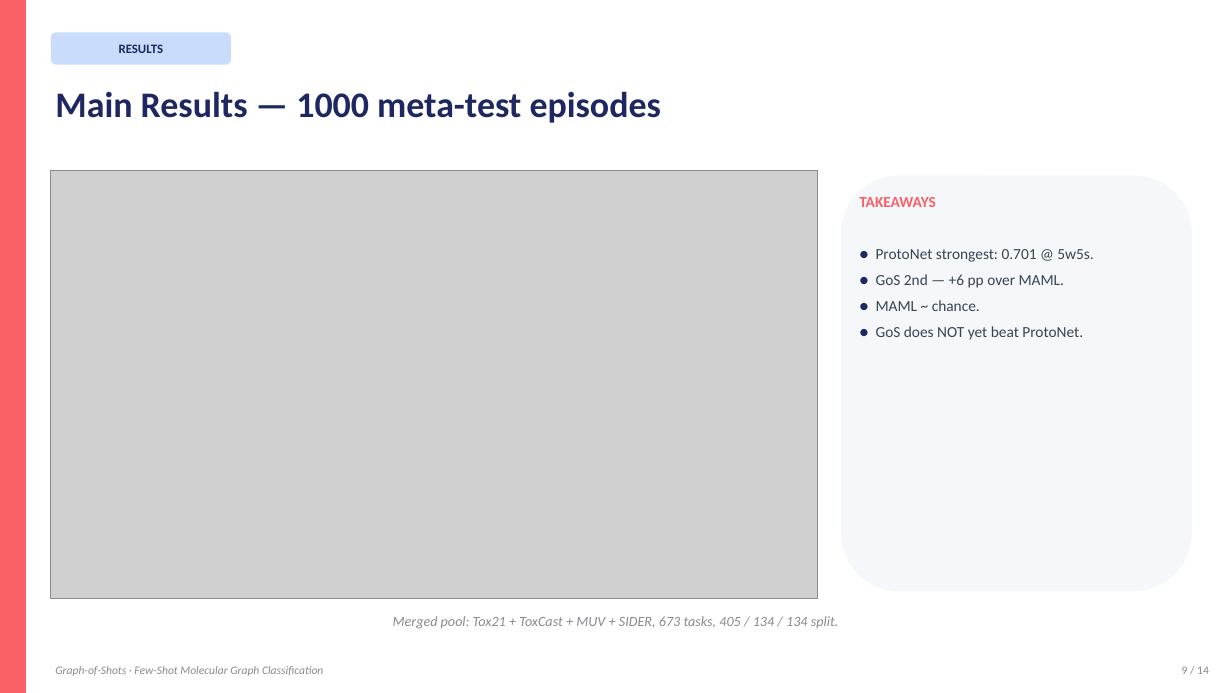
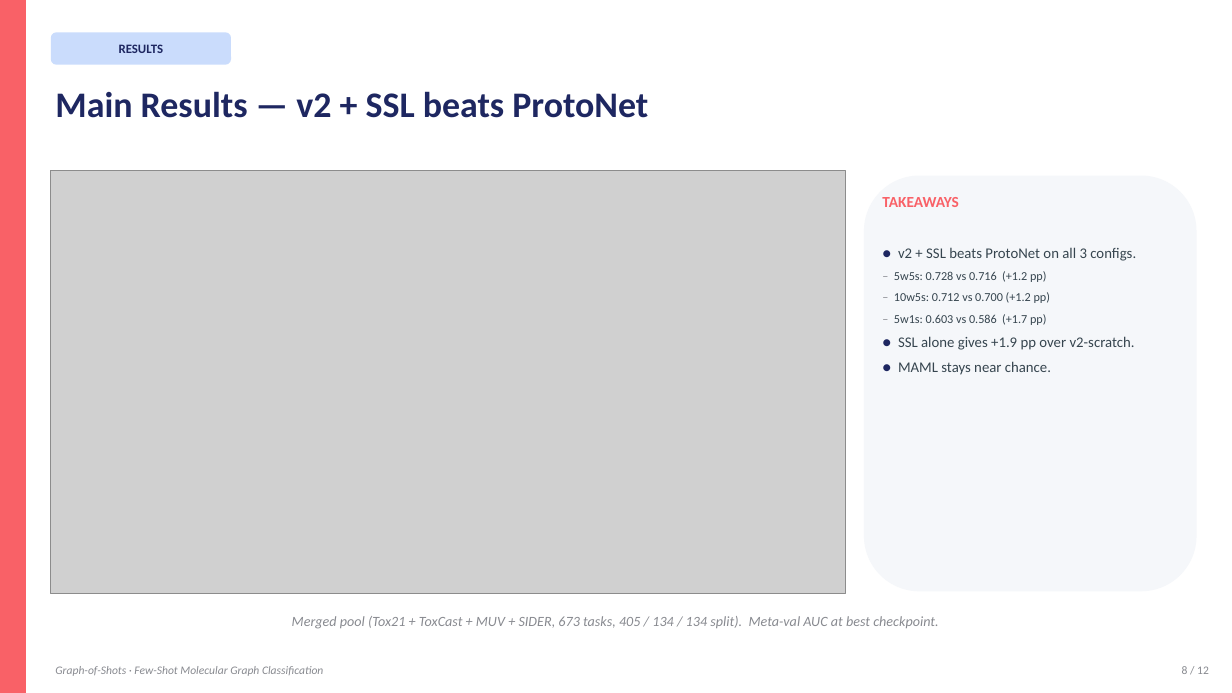
Before and after one commit to BDeMo/proj-mol, a slide deck: slide 8 of presentation/Graph-of-Shots.pptx (slide 9 before the commit). Drawn at 1232x693 pixels with LibreOffice and Linux fonts; fonts in the diff are those of the drawing; grey boxes stand for pictures. Boxes give left, top, right and bottom in pixels: in the first picture for what was removed or moved away, otherwise in the second. Text is boxed around its words. In the diff, an @@ line names an element or a change of style, - is before the commit and + after.

Commit message:
PPT: embed new v2 results figures (main + 5-panel ablation grid)
New figures built from logs_v2_rerun/:
  presentation/figures/fig_v2_main.png
    Grouped bar chart of val AUC across 3 episodic configs × 5 methods
    (ProtoNet / MAML / v1 / v2 no-SSL / v2 + SSL).  Shows v2 + SSL
    beats ProtoNet on all 3 configs.
  presentation/figures/fig_v2_ablations.png
    2×3 grid of A1 α sweep, A2 depth×type, A3 masking, A4 λ sweep,
    A5 SSL regimes, plus a key-findings summary panel.

PPT changes:
  slide 8  uses fig_v2_main.png and highlights the +1.2–1.7 pp win
  slide 9  uses fig_v2_ablations.png
  slide 10 updated banner to report observed 0.728 instead of projected
  slide 11 takeaways rewritten to reflect real v2 results
  Old figures (fig1–fig4) kept in figures/ for reference.

```diff
--- a/presentation/Graph-of-Shots.pptx
+++ b/presentation/Graph-of-Shots.pptx
@@ text at box(55, 91, 648, 118): text changed @@
-Main Results — 1000 meta-test episodes
+Main Results — v2 + SSL beats ProtoNet
@@ picture: place and size @@
-picture at box(51, 171, 818, 599)
+picture at box(51, 171, 846, 593)
@@ rounded rectangle: place and size @@
-rounded rectangle at box(841, 176, 1192, 592)
+rounded rectangle at box(864, 176, 1197, 592)
@@ text "TAKEAWAYS": place and size @@
-text "TAKEAWAYS" at box(859, 197, 936, 207)
+text "TAKEAWAYS" at box(882, 197, 959, 207)
@@ text at box(894, 247, 1136, 375): text changed; size 12 to 11.5 pt @@
-● ProtoNet strongest: 0.701 @ 5w5s.
-● GoS 2nd — +6 pp over MAML.
-● MAML ~ chance.
-● GoS does NOT yet beat ProtoNet.
+● v2 + SSL beats ProtoNet on all 3 configs.
+– 5w5s: 0.728 vs 0.716 (+1.2 pp)
+– 10w5s: 0.712 vs 0.700 (+1.2 pp)
+– 5w1s: 0.603 vs 0.586 (+1.7 pp)
+● SSL alone gives +1.9 pp over v2-scratch.
+● MAML stays near chance.
@@ text at box(292, 616, 938, 629): text changed @@
-Merged pool: Tox21 + ToxCast + MUV + SIDER, 673 tasks, 405 / 134 / 134 split.
+Merged pool (Tox21 + ToxCast + MUV + SIDER, 673 tasks, 405 / 134 / 134 split). Meta-val AUC at best checkpoint.
@@ text at box(1182, 666, 1209, 674): text changed @@
-9 / 14
+8 / 12
```
Also in this commit, not shown: 7 other slides changed, 2 slides added, 4 slides removed, 3 other files.
